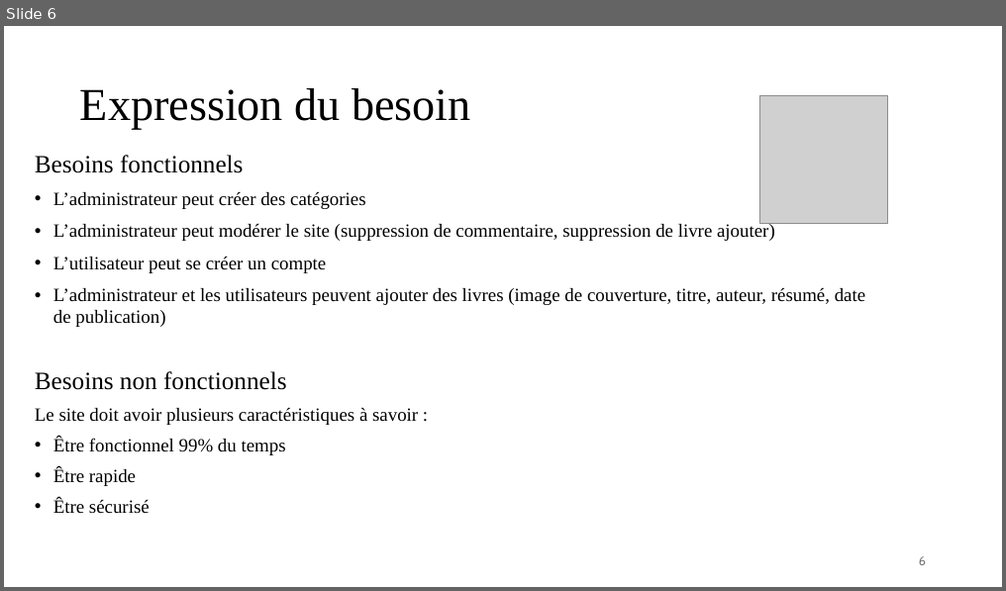
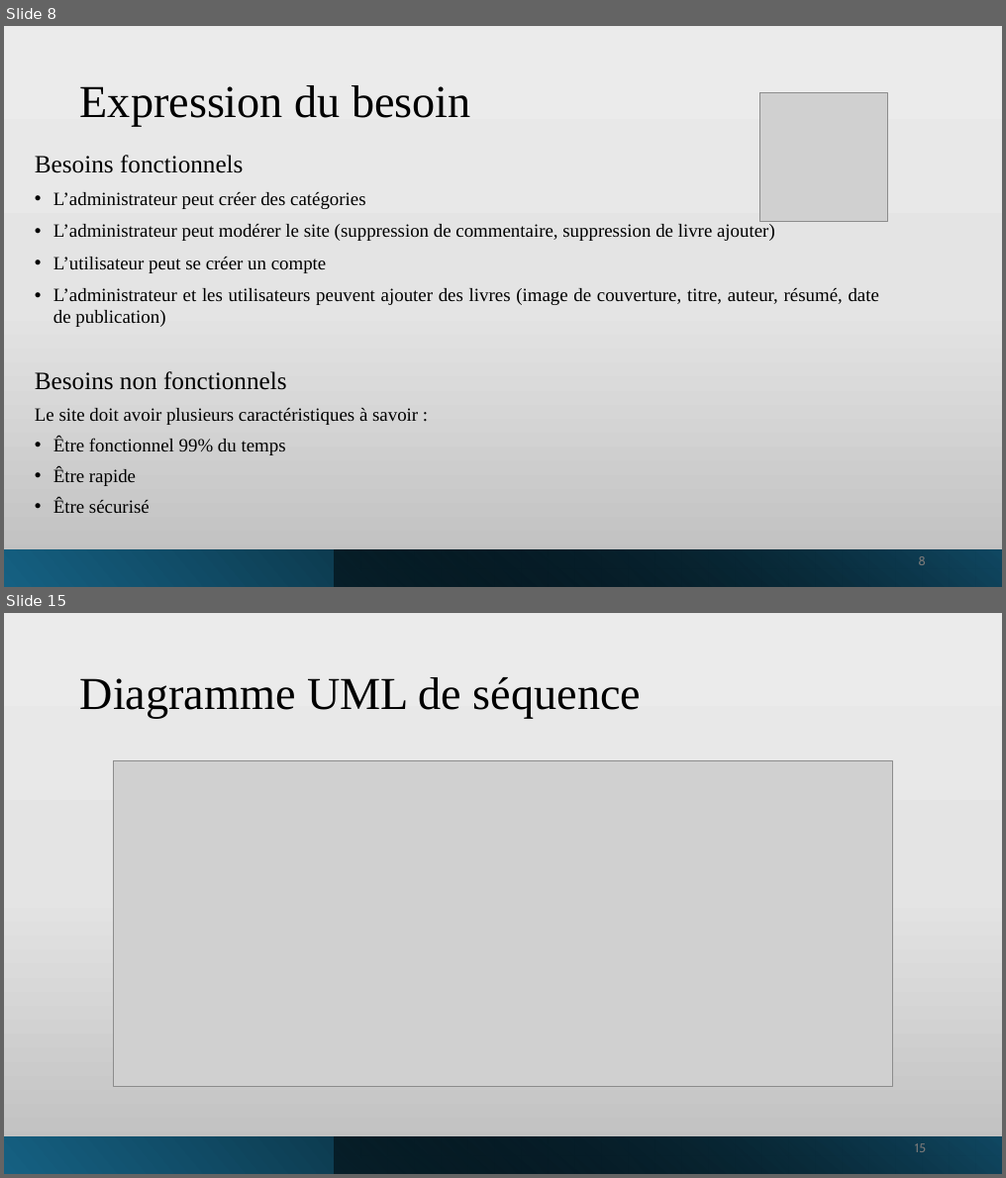
Before and after one commit to manelbenhamouda/projets-CDA, a slide deck: Diaporama_Haldan.pptx. Shown one above the other, each under a label of ours: slide 6 before the commit, slides 8 and 15 after it; the slides between them are not shown. The pictures are 1006x591 and 1006x1178 pixels, drawn with LibreOffice and Linux fonts; fonts in the diff are those of the drawing; grey boxes stand for pictures. Boxes give left, top, right and bottom in pixels: in the first picture for what was removed or moved away, otherwise in the second. Text is boxed around its words. In the diff, an @@ line names an element or a change of style, - is before the commit and + after.

```diff
--- a/Diaporama_Haldan.pptx
+++ b/Diaporama_Haldan.pptx
@@ slide 15 added at bbox=[4, 613, 1002, 1174], background gradient #ECECEC to #E5E5E5 to #BEBEBE @@
@@ title added at bbox=[80, 677, 641, 718], 44 pt, text #000000 @@
+Diagramme UML de séquence
@@ picture added at bbox=[113, 761, 893, 1086] @@
@@ rectangle added at bbox=[4, 1137, 1002, 1174], fill gradient #156082 to #000000 @@
@@ rectangle added at bbox=[335, 1137, 1002, 1174], fill gradient #000000 to #104862 @@
@@ page number added at bbox=[915, 1144, 926, 1153], 12 pt, text #797979 @@
+15
@@ what was slide 6 is now slide 8 @@
@@ slide 8 changed as well @@
@@ background #FFFFFF to gradient #ECECEC to #E5E5E5 to #BEBEBE @@
@@ text "Besoins fonctionnels" at bbox=[35, 155, 879, 327]: alignment left to justified @@
@@ text "Besoins non fonctionnels" at bbox=[35, 372, 418, 513]: alignment left to justified @@
@@ rectangle added at bbox=[4, 550, 1002, 587], fill gradient #156082 to #000000 @@
@@ rectangle added at bbox=[335, 550, 1002, 587], fill gradient #000000 to #104862 @@
@@ page number at bbox=[918, 557, 926, 566]: text changed @@
-6
+8
```
Also in this commit, not shown: 7 other slides changed, 12 other slides added.
